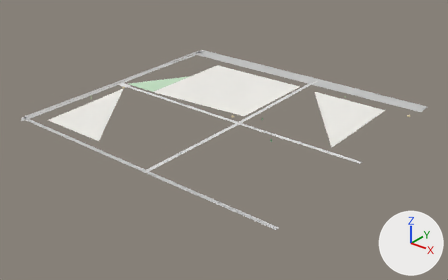
A saved change to the glTF model white-model-six-districts/chunks/124_126_high.glb.
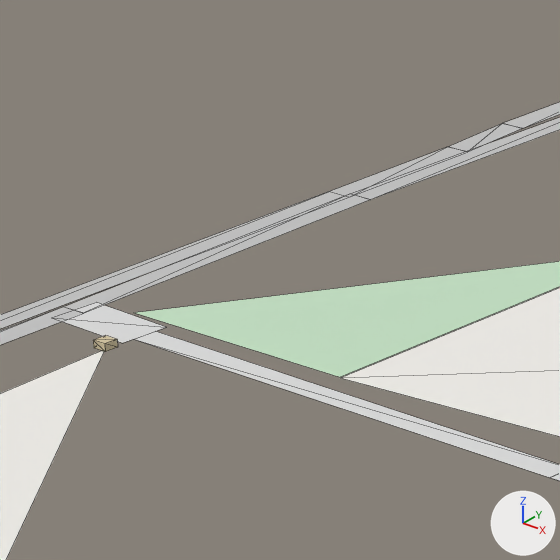
Each version appears first whole from a 50 mm lens placed at (2909.0, -13042.0, 431.0), pointed at (2298.0, -12279.0, -43.0), and next in a close-up on the part from 25% to 40% of the width and 16% to 41% of the height. Arrows for +X, +Y and +Z are at lower right; the lights stay in place. The older version's two pictures come first. The close-ups show mesh edges as thin lines. Vertices at exactly the same position are counted once.
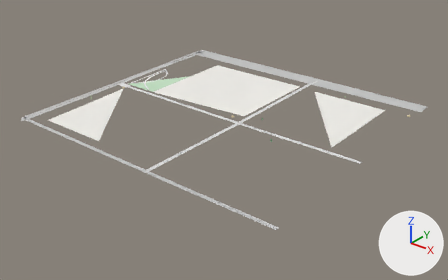
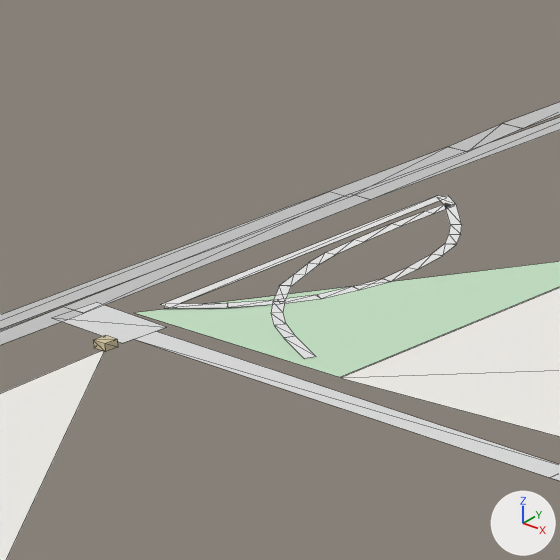
What differs and where, as boxes [x1, y1, x2, y2] in the close-ups (560 x 560 px):
part 1 of me_mesh_0, added
    after: [161, 195, 462, 359]

The change, as a list of edits to the scene's bpy script:
```text
Change me_mesh_0:
    used by ob_mesh_0; location = (0.0, 0.0, 0.0)
    remove me_mesh_0.from_pydata(...)  # 181 vertices, 110 faces; spans x 2020.0..2560.0, y -12504.0..-12010.0, z -2.0..8.0
    add me_mesh_0.from_pydata(...)  # 279 vertices, 160 faces; spans x 2020.0..2560.0, y -12504.0..-12010.0, z -2.0..8.0
    me_mesh_0 part 1
    98 vertices are added at x 2048.0..2104.0, y -12266.0..-12160.0, z 0.0..1.0
    50 new faces join them
```
